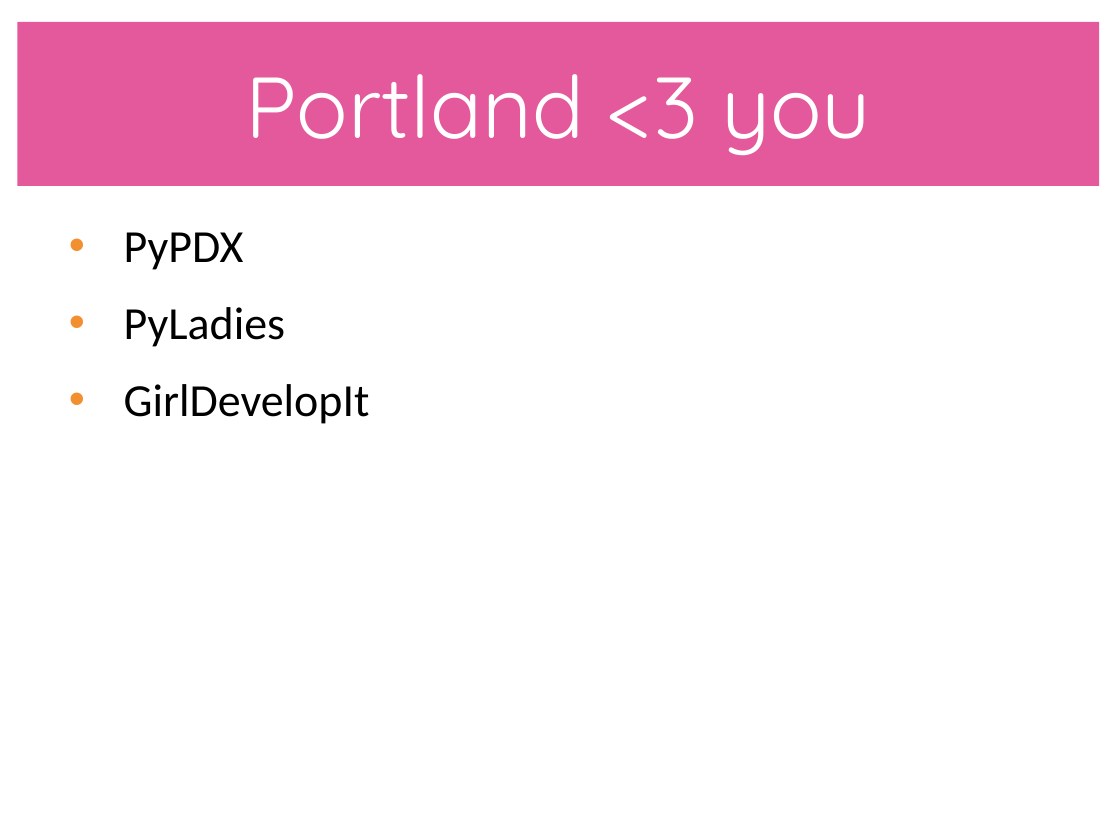
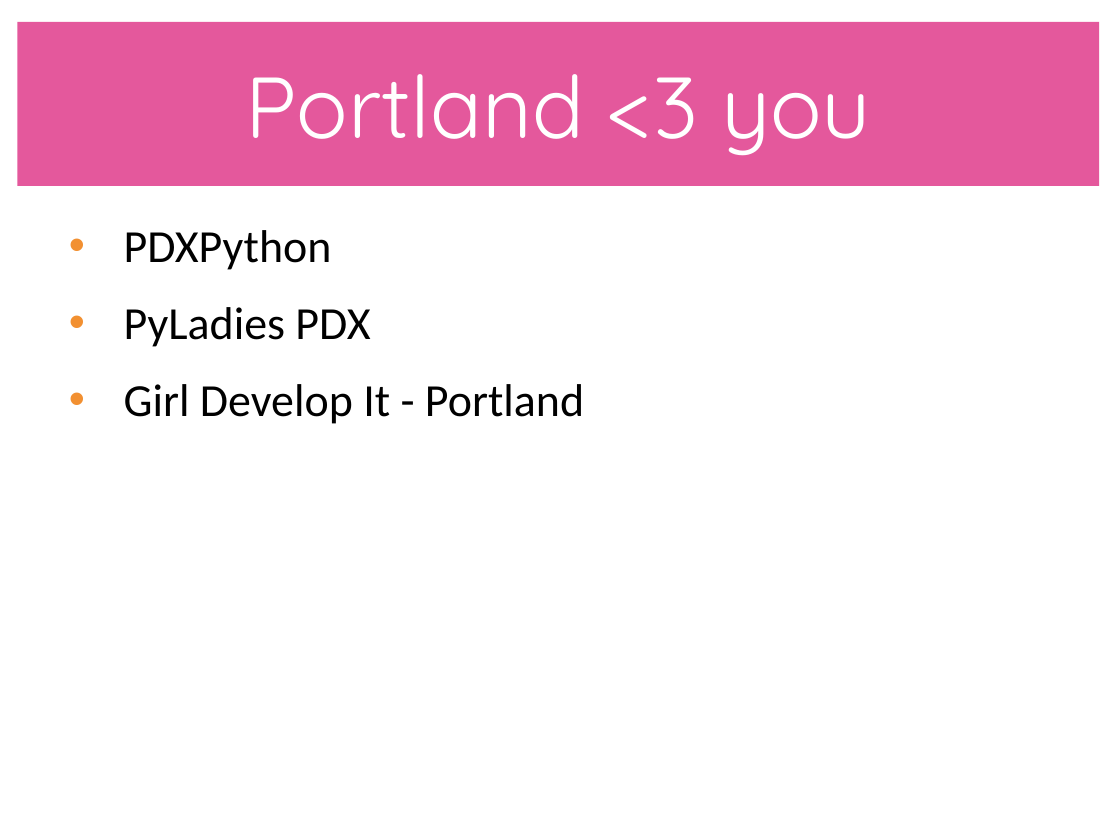
Before and after one commit to catherinedevlin/young-coders-tutorial, a slide deck: slide 98 of 2017/Beginner/YoungCoders_2017_beginner.pptx. Drawn at 1120x840 pixels with LibreOffice and Linux fonts; fonts in the diff are those of the drawing. Boxes give left, top, right and bottom in pixels: in the first picture for what was removed or moved away, otherwise in the second. Text is boxed around its words. In the diff, an @@ line names an element or a change of style, - is before the commit and + after.

```diff
--- a/2017/Beginner/YoungCoders_2017_beginner.pptx
+++ b/2017/Beginner/YoungCoders_2017_beginner.pptx
@@ text at (x1=124, y1=230, x2=584, y2=424): text changed @@
-• PyPDX
-• PyLadies
-• GirlDevelopIt
+• PDXPython
+• PyLadies PDX
+• Girl Develop It - Portland
```
Also in this commit, not shown: 3 other slides changed, 3 other files.
